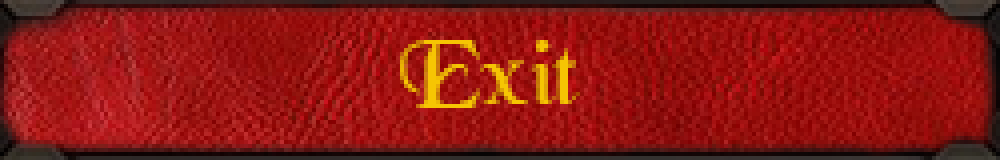
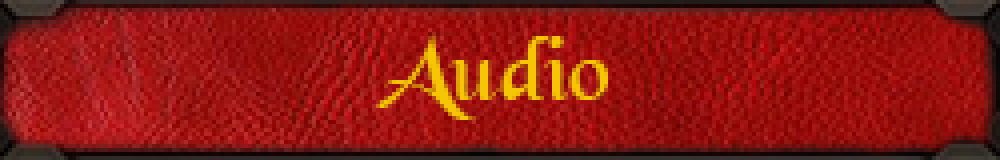
Comparing the layer stacks of the two w=1000, h=160 images. Changes:
renamed "Exit" to "Audio", painted on it over [left=376, top=36, right=608, bottom=120]
